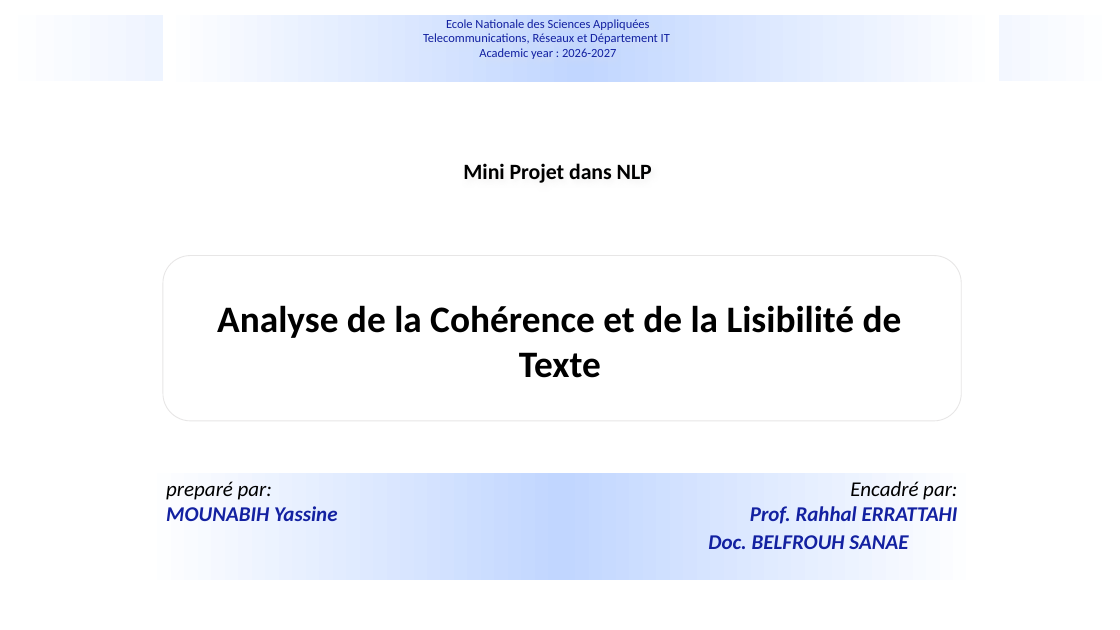
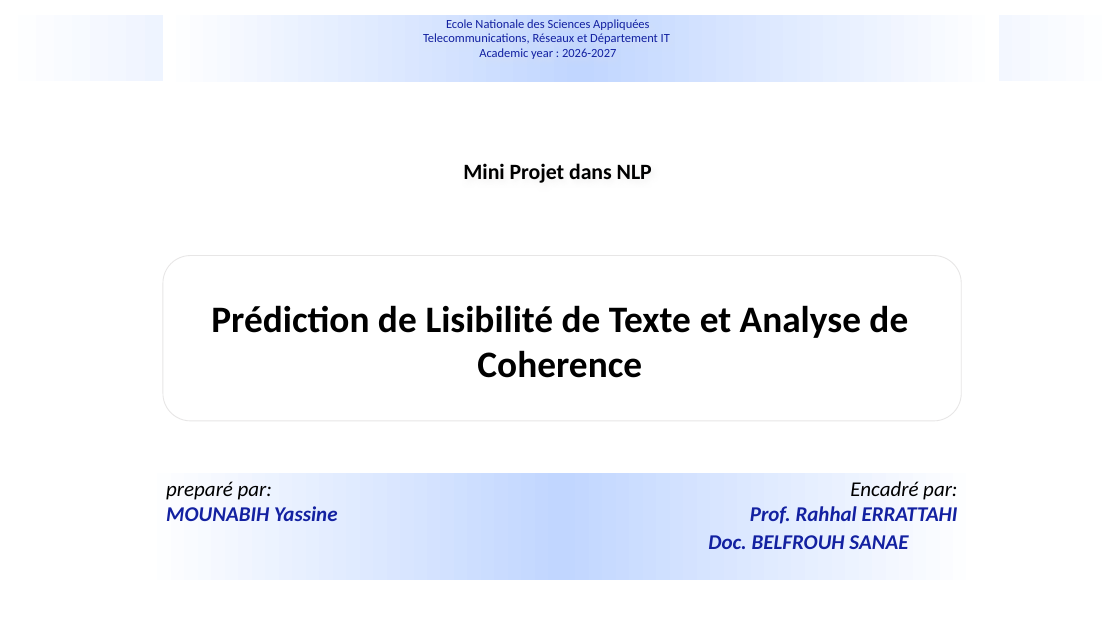
Before and after one commit to Yassine-mounabih/NLP_readability_adv, a slide deck: slide 1 of src/nlp_proj_adv/presentation/Projet20_NLP_Presentation (2).pptx. Drawn at 1120x630 pixels with LibreOffice and Linux fonts; fonts in the diff are those of the drawing; background and template pictures are left out. Boxes give left, top, right and bottom in pixels: in the first picture for what was removed or moved away, otherwise in the second. Text is boxed around its words. In the diff, an @@ line names an element or a change of style, - is before the commit and + after.

Commit message:
lastonemaybeeeee

```diff
--- a/src/nlp_proj_adv/presentation/Projet20_NLP_Presentation (2).pptx
+++ b/src/nlp_proj_adv/presentation/Projet20_NLP_Presentation (2).pptx
@@ text at <box>211,305,908,378</box>: text changed @@
-Analyse de la Cohérence et de la Lisibilité de Texte
+Prédiction de Lisibilité de Texte et Analyse de Coherence
```
